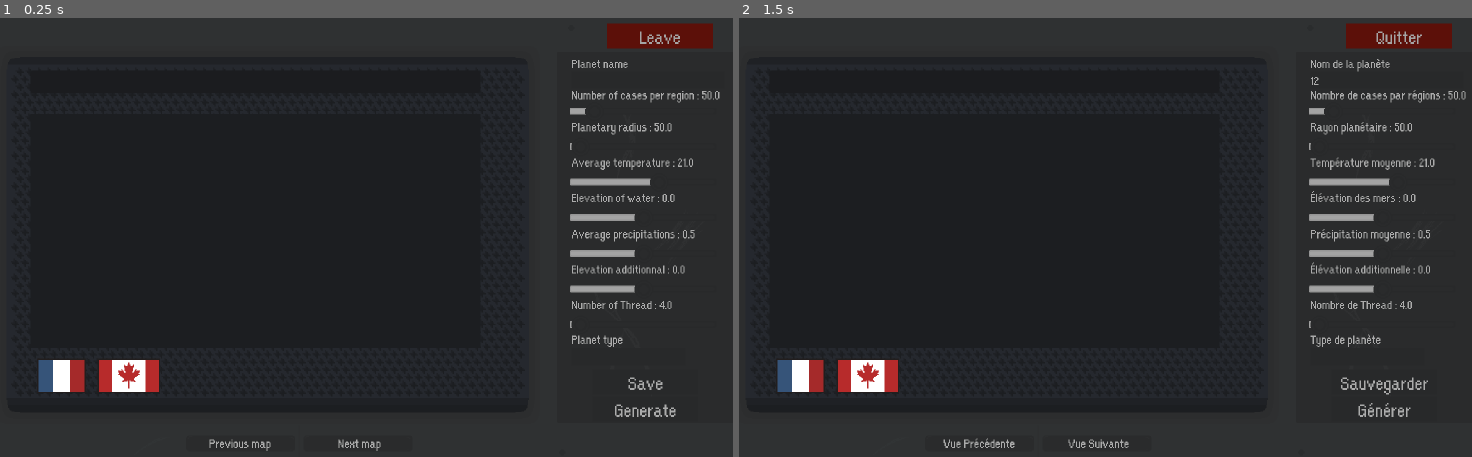
Above: before the commit, frames 1-2 (left to right).
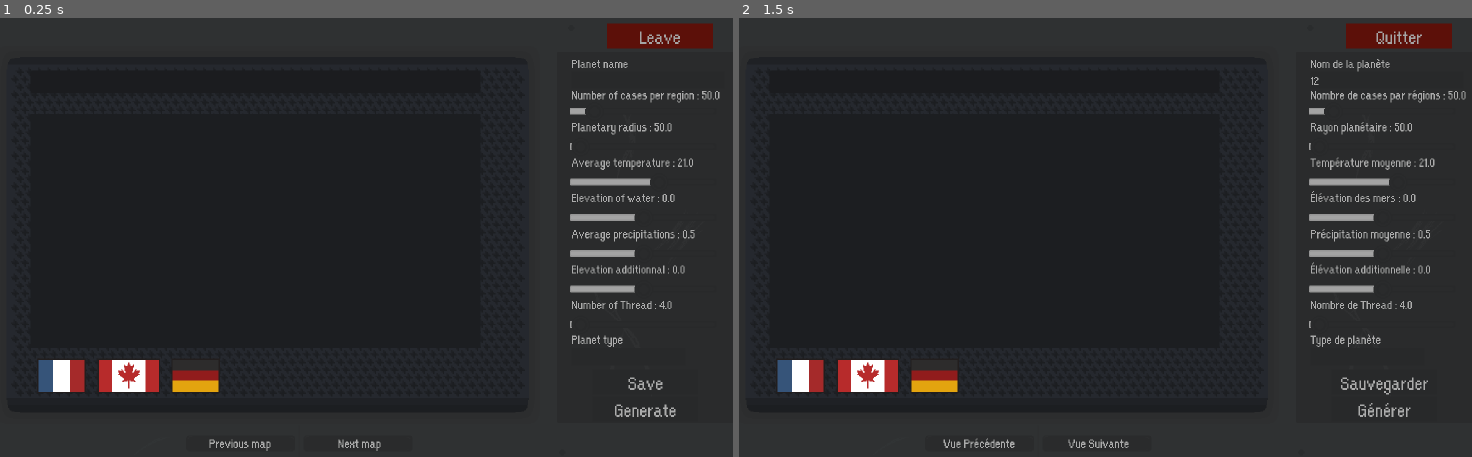
Above: after the commit, the same moments.

Repository: Jujedie/PlanetGenerator
Game: Godot game, scene res://data/scn/master.tscn
Same seed, same stepped clock (60 frames per second), same inputs: the game is played once before the commit and once after it.
Inputs (mouse positions are in pixels of both pictures, inside the frame that each line leads up to):
- Up to frame 1 (0.25 s): no input
- Up to frame 2 (1.5 s): click (1384, 79) at 0.52 s; type "12" at 0.6 s; click (797, 373) at 1.25 s

The runs differ from the first frame. In frame 1, 0.3% of the frame differs, in the area x 23-30%, y 80-86%; in frame 2, 0.3%.

Commit message:
Ajout de nouvelles ressources d'images pour les boutons de langue et prise en charge de l'internationalisation avec des traductions en allemand et en russe.

Diff:
--- a/data/scn/master.tscn
+++ b/data/scn/master.tscn
@@ -19,6 +19,9 @@
 [ext_resource type="Texture2D" uid="uid://bkniysufwx0t1" path="res://data/img/can.png" id="16_gg1ai"]
 [ext_resource type="Texture2D" uid="uid://4h3fjme73ij1" path="res://data/img/can_pressed.png" id="17_lb8ov"]
 [ext_resource type="Texture2D" uid="uid://cw6pnbs1hygv1" path="res://data/img/can_hover.png" id="18_gihwl"]
+[ext_resource type="Texture2D" uid="uid://diokt46h6vckc" path="res://data/img/deu.png" id="19_s305m"]
+[ext_resource type="Texture2D" uid="uid://co7aie2jxumbk" path="res://data/img/deu_pressed.png" id="20_i1wak"]
+[ext_resource type="Texture2D" uid="uid://ghqhdoqx52oy" path="res://data/img/deu_hover.png" id="21_1512y"]
 
 [sub_resource type="Theme" id="Theme_qfml0"]
 default_font = ExtResource("7_ggrey")
@@ -438,17 +441,6 @@
 scale = Vector2(16.2, 1.65)
 texture = ExtResource("12_okhqb")
 
-[node name="FRA" type="TextureButton" parent="Node2D/Control/SubViewportContainer/SubViewport"]
-offset_left = 44.0
-offset_top = 433.817
-offset_right = 84.0
-offset_bottom = 473.817
-texture_normal = ExtResource("13_eqo0y")
-texture_pressed = ExtResource("14_krsn2")
-texture_hover = ExtResource("15_ctyun")
-texture_disabled = ExtResource("14_krsn2")
-texture_focused = ExtResource("13_eqo0y")
-
 [node name="CAN" type="TextureButton" parent="Node2D/Control/SubViewportContainer/SubViewport"]
 offset_left = 131.405
 offset_top = 433.817
@@ -459,6 +451,28 @@
 texture_hover = ExtResource("18_gihwl")
 texture_disabled = ExtResource("17_lb8ov")
 texture_focused = ExtResource("16_gg1ai")
+
+[node name="DEU" type="TextureButton" parent="Node2D/Control/SubViewportContainer/SubViewport"]
+offset_left = 236.945
+offset_top = 433.817
+offset_right = 306.945
+offset_bottom = 483.817
+texture_normal = ExtResource("19_s305m")
+texture_pressed = ExtResource("20_i1wak")
+texture_hover = ExtResource("21_1512y")
+texture_disabled = ExtResource("20_i1wak")
+texture_focused = ExtResource("19_s305m")
+
+[node name="FRA" type="TextureButton" parent="Node2D/Control/SubViewportContainer/SubViewport"]
+offset_left = 44.0
+offset_top = 433.817
+offset_right = 114.0
+offset_bottom = 483.817
+texture_normal = ExtResource("13_eqo0y")
+texture_pressed = ExtResource("14_krsn2")
+texture_hover = ExtResource("15_ctyun")
+texture_disabled = ExtResource("14_krsn2")
+texture_focused = ExtResource("13_eqo0y")
 
 [node name="renderProgress" type="ProgressBar" parent="Node2D/Control"]
 layout_mode = 0
@@ -486,5 +500,6 @@
 [connection signal="pressed" from="Node2D/Control/btnQuitter/btnQuitter" to="." method="_on_btn_quitter_pressed"]
 [connection signal="pressed" from="Node2D/Control/btnSuivant/btnSuivant" to="." method="_on_btn_suivant_pressed"]
 [connection signal="pressed" from="Node2D/Control/btnPrecedant/btnPrecedant" to="." method="_on_btn_precedant_pressed"]
+[connection signal="pressed" from="Node2D/Control/SubViewportContainer/SubViewport/CAN" to="." method="_on_btn_english_pressed"]
+[connection signal="pressed" from="Node2D/Control/SubViewportContainer/SubViewport/DEU" to="." method="_on_btn_german_pressed"]
 [connection signal="pressed" from="Node2D/Control/SubViewportContainer/SubViewport/FRA" to="." method="_on_btn_french_pressed"]
-[connection signal="pressed" from="Node2D/Control/SubViewportContainer/SubViewport/CAN" to="." method="_on_btn_english_pressed"]
--- a/data/translations/base.csv
+++ b/data/translations/base.csv
@@ -1,20 +1,20 @@
-key,en,fr
-LEAVE,Leave,Quitter
-NAME,Planet name,Nom de la planète
-NB_CASE_REGION,Number of cases per region : {val},Nombre de cases par régions : {val}
-RAYON_PLANET,Planetary radius : {val},Rayon planétaire : {val}
-AVG_TEMP,Average temperature : {val},Température moyenne : {val}
-WATER_ELEVATION,Elevation of water : {val},Élévation des mers : {val}
-AVG_PRECIPITATION,Average precipitations : {val},Précipitation moyenne : {val}
-BONUS_ELEVATION,Elevation additionnal : {val},Élévation additionnelle : {val}
-THREAD_NUMBER,Number of Thread : {val},Nombre de Thread : {val}
-PLANET_TYPE,Planet type,Type de planète
-SAUVEGARDER,Save,Sauvegarder
-GENERER,Generate,Générer
-VUE_SUIVANTE,Next map,Vue Suivante
-VUE_PRECEDANTE,Previous map,Vue Précédente
-TYPE_DEFAUT,Default,Défaut
-TYPE_TOXIQUE,Toxic,Toxique
-TYPE_VOLCAN,Volcanic,Volcanique
-TYPE_MORTE,Dead,Morte
-TYPE_NO_ATMOSPHERE,No Atmosphere,Sans Atmosphère
+key,en,fr,de,ru
+LEAVE,Leave,Quitter,Verlassen,Выйти
+NAME,Planet name,Nom de la planète,Name des Planeten,Название планеты
+NB_CASE_REGION,Number of cases per region : {val},Nombre de cases par régions : {val},Anzahl der Felder pro Region: {val},Количество ячеек на регион: {val}
+RAYON_PLANET,Planetary radius : {val},Rayon planétaire : {val},Planetarischer Radius: {val},Планетарный радиус: {val}
+AVG_TEMP,Average temperature : {val},Température moyenne : {val},Durchschnittstemperatur: {val},Средняя температура: {val}
+WATER_ELEVATION,Elevation of water : {val},Élévation des mers : {val},Wasserstand: {val},Уровень воды: {val}
+AVG_PRECIPITATION,Average precipitations : {val},Précipitation moyenne : {val},Durchschnittliche Niederschläge: {val},Среднее количество осадков: {val}
+BONUS_ELEVATION,Elevation additionnal : {val},Élévation additionnelle : {val},Zusätzliche Erhöhung: {val},Дополнительное повышение: {val}
+THREAD_NUMBER,Number of Thread : {val},Nombre de Thread : {val},Anzahl der Threads: {val},Количество потоков: {val}
+PLANET_TYPE,Planet type,Type de planète,Planetenart,Тип планеты
+SAUVEGARDER,Save,Sauvegarder,Speichern,Сохранить
+GENERER,Generate,Générer,Generieren,Создать
+VUE_SUIVANTE,Next map,Vue Suivante,Weiteres Kartenbild,Следующая карта
+VUE_PRECEDANTE,Previous map,Vue Précédente,Vorheriges Kartenbild,Предыдущая карта
+TYPE_DEFAUT,Standard,Défaut,Standard,Стандартный
+TYPE_TOXIQUE,Toxic,Toxique,Giftig,Токсичный
+TYPE_VOLCAN,Volcanic,Volcanique,Vulkanisch,Вулканический
+TYPE_MORTE,Dead,Morte,Tot,Мёртвый
+TYPE_NO_ATMOSPHERE,No Atmosphere,Sans Atmosphère,Ohne Atmosphäre,Без атмосферы
--- a/project.godot
+++ b/project.godot
@@ -32,7 +32,7 @@
 
 [internationalization]
 
-locale/translations=PackedStringArray("res://data/translations/base.en.translation", "res://data/translations/base.fr.translation")
+locale/translations=PackedStringArray("res://data/translations/base.de.translation", "res://data/translations/base.en.translation", "res://data/translations/base.fr.translation", "res://data/translations/base.ru.translation")
 
 [rendering]
 
Binary file added: data/img/deu.png
Not shown, added: data/img/deu.png.import
Binary file added: data/img/deu_hover.png
Not shown, added: data/img/deu_hover.png.import
Binary file added: data/img/deu_pressed.png
Not shown, added: data/img/deu_pressed.png.import
Binary file added: data/img/rus.png
Not shown, added: data/img/rus.png.import
Binary file added: data/img/rus_hover.png
Not shown, added: data/img/rus_hover.png.import
Binary file added: data/img/rus_pressed.png
Not shown, added: data/img/rus_pressed.png.import
(and 5 more such lines)
